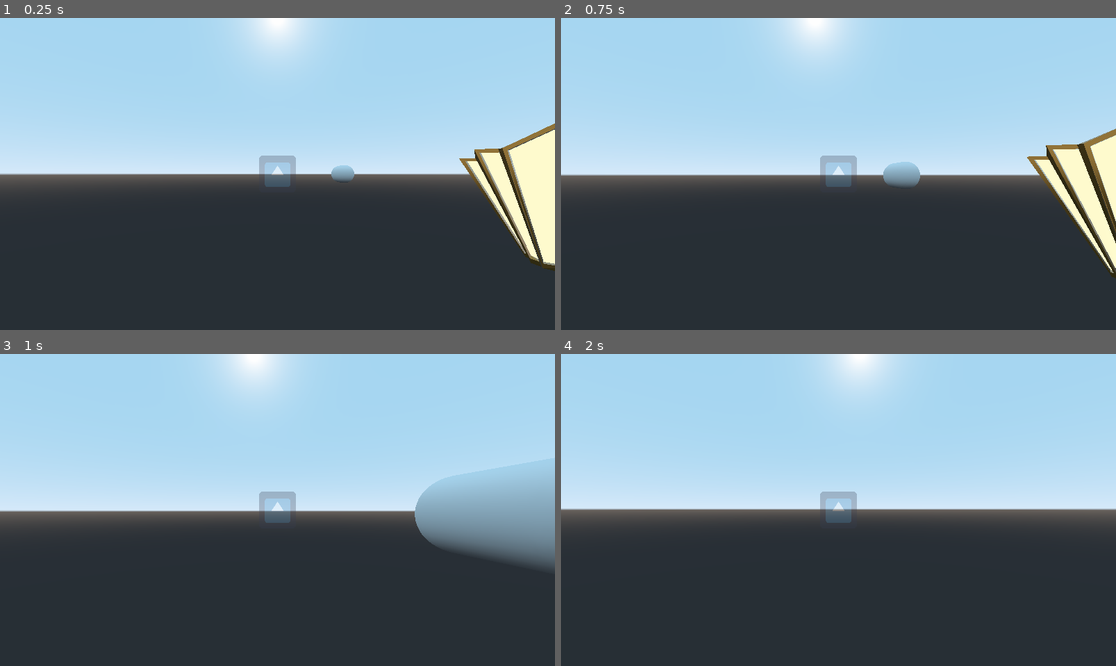
Above: before the commit, frames 1-4 (two rows, left to right).
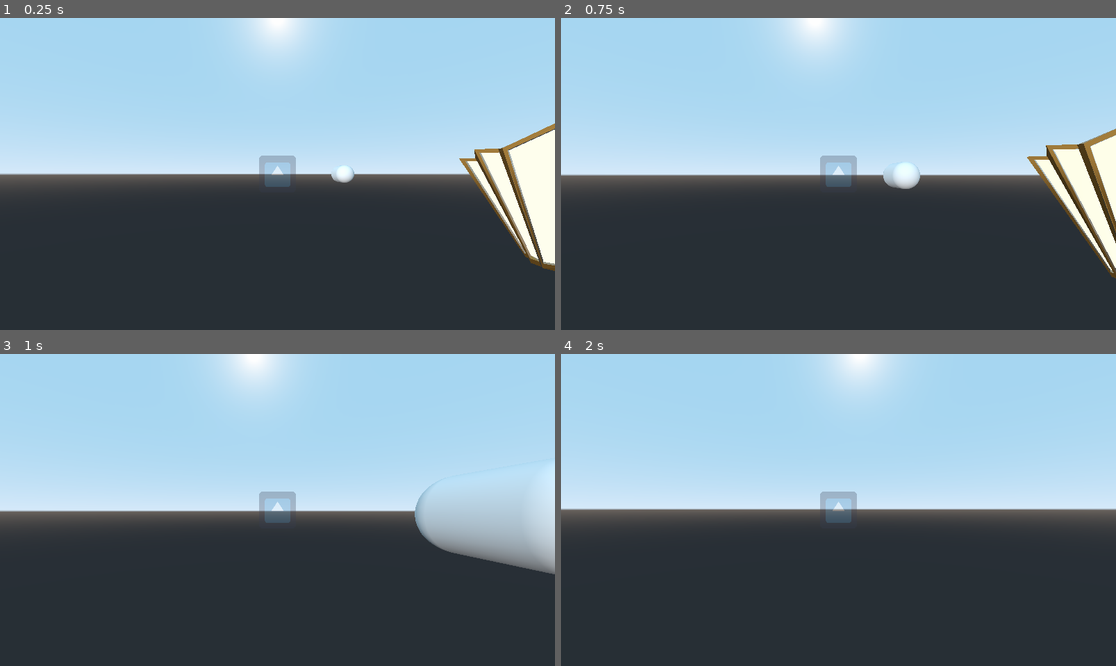
Above: after the commit, the same moments.

Repository: hammerlundm/mecha-heart
Game: Godot game, scene res://scenes/test.tscn
Same seed, same stepped clock (60 frames per second), same inputs: the game is played once before the commit and once after it. This scene is started directly instead of the project's main scene. The engine's default icon, where the game draws it, is replaced by a stand-in: a white triangle on a blue panel in a dark square.
Inputs (mouse positions are in pixels of both pictures, inside the frame that each line leads up to):
- Up to frame 1 (0.25 s): no input
- Up to frame 2 (0.75 s): tap Enter at 0.5 s; move the mouse to (866, 174) at 0.52 s; hold Up (move_forward) from 0.53 s (still down); hold E (interact) from 0.53 s (still down)
- Up to frame 3 (1 s): keep holding Up (move_forward); keep holding E (interact)
- Up to frame 4 (2 s): keep holding Up (move_forward); move the mouse to (810, 510) at 1.27 s; release E (interact) at 1.28 s; tap E (interact) at 1.35 s

The runs differ from the first frame. In frame 1, 3.8% of the frame differs, in the area x 59-100%, y 35-82%; in frame 2, 3.1%; in frame 3, 6.4%, in the area x 75-100%, y 34-71%; in frame 4, nothing differs.

Commit message:
Added enemy AI, pathing, audio, and lighting

Diff:
--- /dev/null
+++ b/scenes/enemy.tscn
@@ -0,0 +1,44 @@
+[gd_scene load_steps=7 format=2]
+
+[ext_resource path="res://scripts/enemy.gd" type="Script" id=1]
+[ext_resource path="res://sounds/Enemy_Ambient.ogg" type="AudioStream" id=2]
+
+[sub_resource type="BoxShape" id=4]
+
+[sub_resource type="CubeMesh" id=5]
+
+[sub_resource type="CapsuleShape" id=2]
+
+[sub_resource type="CapsuleMesh" id=3]
+
+[node name="enemy" type="KinematicBody"]
+transform = Transform( 0.25, 0, 0, 0, 0.25, 0, 0, 0, 0.25, 0, 0, 0 )
+script = ExtResource( 1 )
+
+[node name="vision" type="Area" parent="."]
+
+[node name="CollisionShape" type="CollisionShape" parent="vision"]
+transform = Transform( 2, 0, 0, 0, 2, 0, 0, 0, 5, 0, 0, 6 )
+shape = SubResource( 4 )
+
+[node name="MeshInstance" type="MeshInstance" parent="vision/CollisionShape"]
+visible = false
+mesh = SubResource( 5 )
+material/0 = null
+
+[node name="CollisionShape" type="CollisionShape" parent="."]
+shape = SubResource( 2 )
+
+[node name="MeshInstance" type="MeshInstance" parent="CollisionShape"]
+mesh = SubResource( 3 )
+material/0 = null
+
+[node name="OmniLight" type="OmniLight" parent="."]
+transform = Transform( 4, 0, 0, 0, 4, 0, 0, 0, 4, 0, 0, 0 )
+omni_range = 29.9
+
+[node name="AudioStreamPlayer3D" type="AudioStreamPlayer3D" parent="."]
+transform = Transform( 4, 0, 0, 0, 4, 0, 0, 0, 4, 0, 0, 0 )
+stream = ExtResource( 2 )
+unit_db = 5.0
+autoplay = true
--- a/scenes/test.tscn
+++ b/scenes/test.tscn
@@ -1,9 +1,16 @@
-[gd_scene load_steps=5 format=2]
+[gd_scene load_steps=7 format=2]
 
 [ext_resource path="res://scenes/player.tscn" type="PackedScene" id=1]
 [ext_resource path="res://scenes/light.tscn" type="PackedScene" id=2]
 [ext_resource path="res://scenes/object.tscn" type="PackedScene" id=3]
 [ext_resource path="res://scenes/heart.tscn" type="PackedScene" id=4]
+[ext_resource path="res://scenes/enemy.tscn" type="PackedScene" id=5]
+
+[sub_resource type="Curve3D" id=1]
+_data = {
+"points": PoolVector3Array( 0, 0, 0, 0, 0, 0, -3.1, 0.3, 1.6, 0, 0, 0, 0, 0, 0, -4.1, -0.6, 11.8, 0, 0, 0, 0, 0, 0, -11.6, -0.2, 11.8, 0, 0, 0, 0, 0, 0, -11.7, -0.1, 3.6, 0, 0, 0, 0, 0, 0, -10.3, -0.2, 0.1, 0, 0, 0, 0, 0, 0, -5, -0.1, 1.1, 0, 0, 0, 0, 0, 0, -3.1, 0.3, 1.6 ),
+"tilts": PoolRealArray( 0, 0, 0, 0, 0, 0, 0 )
+}
 
 [node name="Spatial" type="Spatial"]
 
@@ -19,3 +26,13 @@
 [node name="heart" parent="." instance=ExtResource( 4 )]
 transform = Transform( 1, 0, 0, 0, 1, 0, 0, 0, 1, 7.33959, 0, -6.02789 )
 part_name = "asdf"
+
+[node name="Path" type="Path" parent="."]
+curve = SubResource( 1 )
+
+[node name="PathFollow" type="PathFollow" parent="Path"]
+transform = Transform( 1, 0, 0, 0, 1, 0, 0, 0, 1, -3.3, 0, 1.8 )
+rotation_mode = 1
+
+[node name="enemy" parent="Path/PathFollow" instance=ExtResource( 5 )]
+MOVE_SPEED = 5.0
--- /dev/null
+++ b/scripts/enemy.gd
@@ -0,0 +1,45 @@
+extends KinematicBody
+
+export(float) var MOVE_SPEED = 20
+export(float) var DEAGRO_DISTANCE = 10
+
+onready var player = get_node("/root/Spatial/player")
+onready var path_follow = get_parent()
+
+var follow_player = false
+var initial_position = null
+
+func _ready():
+	$vision.connect("body_entered", self, "trigger_follow_player")
+
+	pass
+
+func _physics_process(delta):
+	var player_origin = player.get_global_transform().origin
+	var enemy_origin = get_global_transform().origin
+
+	# Check to see if the enemy is far enough away from the player to de-agro
+	if (enemy_origin.distance_to(player_origin) > DEAGRO_DISTANCE):
+		follow_player = false
+
+	if (follow_player):
+		if (initial_position == null):
+			initial_position = enemy_origin
+
+		var offset = player_origin - enemy_origin
+		move_and_collide(offset.normalized() * MOVE_SPEED * delta)
+	else:
+		if (initial_position != null):
+			var offset = initial_position - enemy_origin
+			move_and_slide(offset.normalized() * MOVE_SPEED)
+
+			if (offset.length() < 0.5):
+				initial_position = null
+		else:
+			path_follow.set_offset(path_follow.get_offset() + MOVE_SPEED * delta)
+
+	pass
+
+func trigger_follow_player(body):
+	if (body.name == 'player'):
+		follow_player = true
Not shown, added: sounds/Enemy_Ambient.ogg.import
Not shown, added: sounds/Enemy_Ambient.ogg
